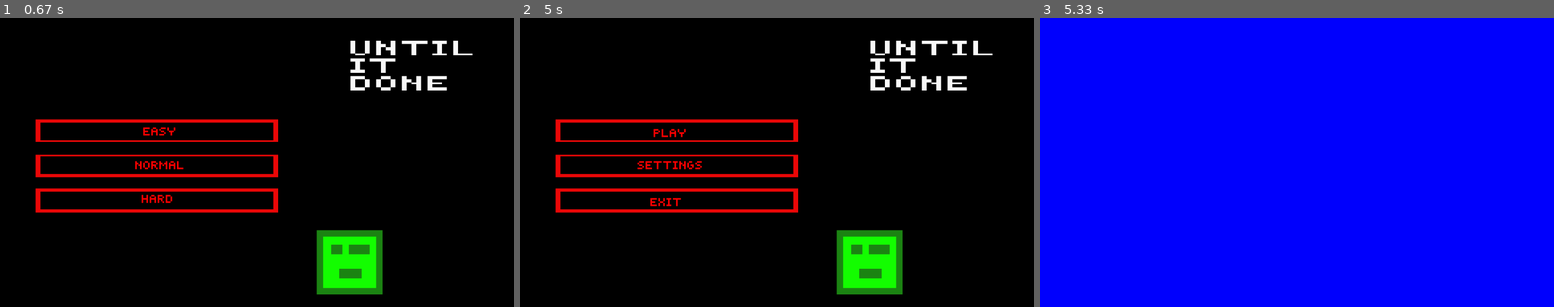
Above: before the commit, frames 1-3 (left to right).
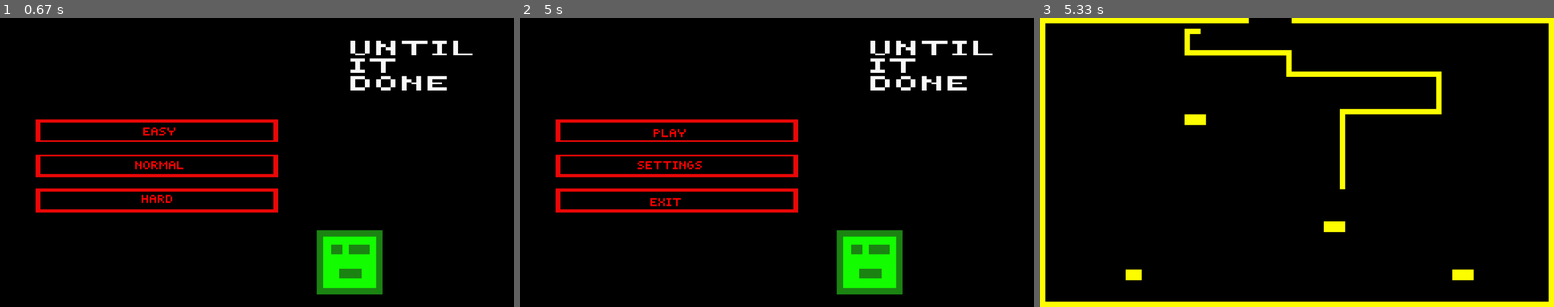
Above: after the commit, the same moments.

Repository: Fr-noname/Pygame_project_Frolov_Kolesnikov
Game: pygame game, started from main.py
The game is run twice, just before and just after one commit, with the same random seed, the same clock (stepped at 60 frames per second) and the same inputs.
Inputs (mouse positions are in pixels of both pictures, inside the frame that each line leads up to):
- Up to frame 1 (0.67 s): click (257, 162) at 0.38 s
- Up to frame 2 (5 s): click (653, 165) at 0.72 s
- Up to frame 3 (5.33 s): click (1137, 124) at 5.05 s

Frames 1-2 are identical in both runs. In frame 3, 100% of the frame differs, in the area x 0-100%, y 0-100%.

Commit message:
Игра начал

Diff:
--- a/data/game.py
+++ b/data/game.py
@@ -7,7 +7,7 @@
 from levels.rooms import Room1
 
 
-def start(setings=[1], DISPLAY=None):
+def start(setings=[1]):
     pygame.init()  # Инициация PyGame
     screen = pygame.display.set_mode((1920, 1080))
     pygame.display.set_caption("Until it Done")
@@ -21,9 +21,9 @@
     for row in Room1:
         for col in row:
             if col == "-":
-                pf = Surface((20, 20))
-                pf.fill((255, 255, 0))
-                screen.blit(pf, (x, y))
+                background = Surface((20, 20))
+                background.fill((255, 255, 0))
+                screen.blit(background, (x, y))
 
             x += 20
         y += 20
--- a/data/questions.py
+++ b/data/questions.py
@@ -1,6 +1,6 @@
-CREATE TABLE db (
-    Name TEXT,
-    id   INTEGER,
-    HP   INTEGER,
-    DEF  INTEGER
-);
+s = ('CREATE TABLE db ('
+    'Name TEXT,'
+    'id   INTEGER,'
+    'HP   INTEGER,'
+    'DEF  INTEGER'
+    ');')
